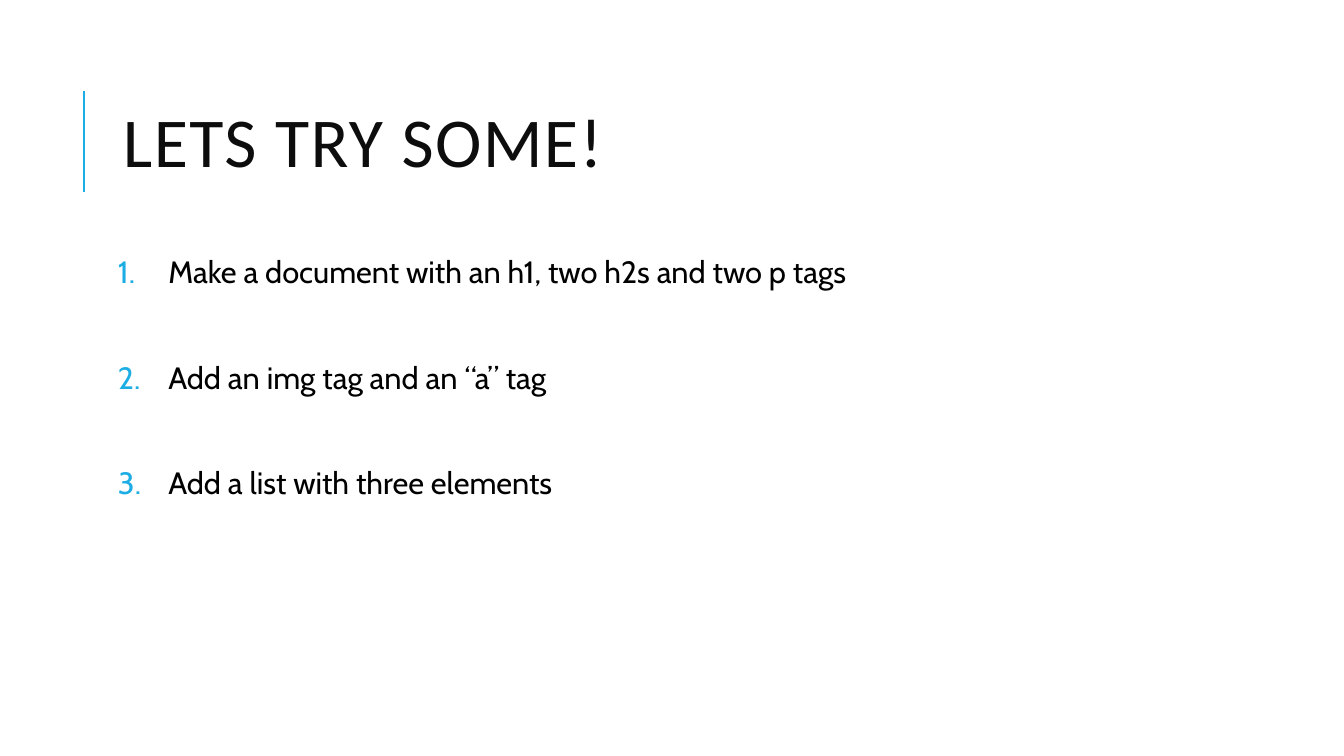
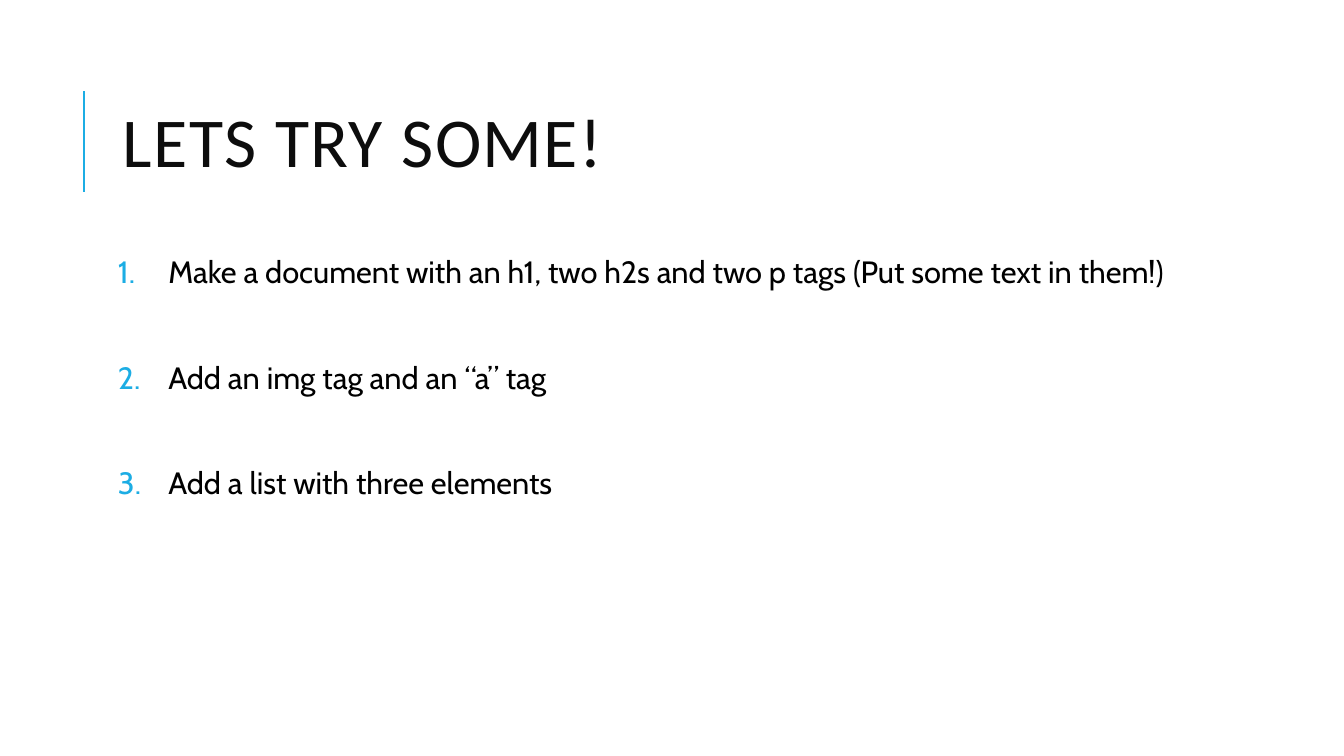
Before and after one commit to Will-Guthrie/HTML-Presentation, a slide deck: slide 11 of HTML and CSS.pptx. Drawn at 1344x756 pixels with LibreOffice and Linux fonts; fonts in the diff are those of the drawing. Boxes give left, top, right and bottom in pixels: in the first picture for what was removed or moved away, otherwise in the second. Text is boxed around its words. In the diff, an @@ line names an element or a change of style, - is before the commit and + after.

```diff
--- a/HTML and CSS.pptx
+++ b/HTML and CSS.pptx
@@ text at [168, 260, 1164, 290]: text changed @@
-1. Make a document with an h1, two h2s and two p tags
+1. Make a document with an h1, two h2s and two p tags (Put some text in them!)
```
Also in this commit, not shown: 4 other slides changed, 10 slides added, 1 slide removed.
